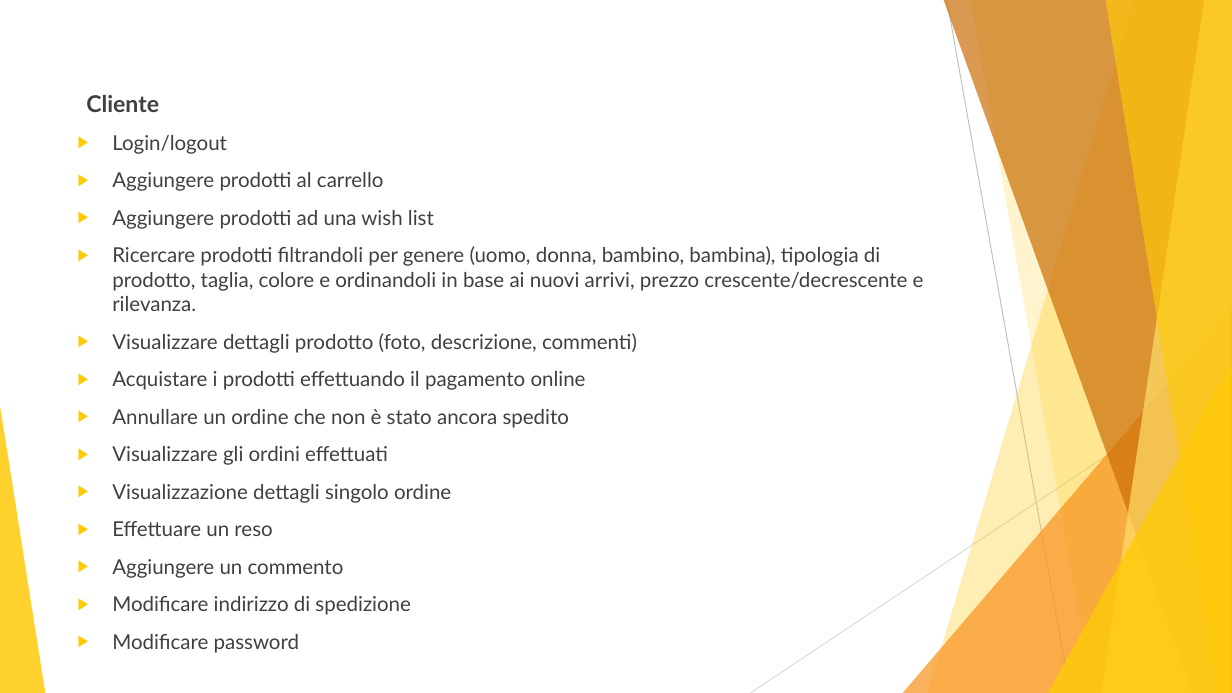
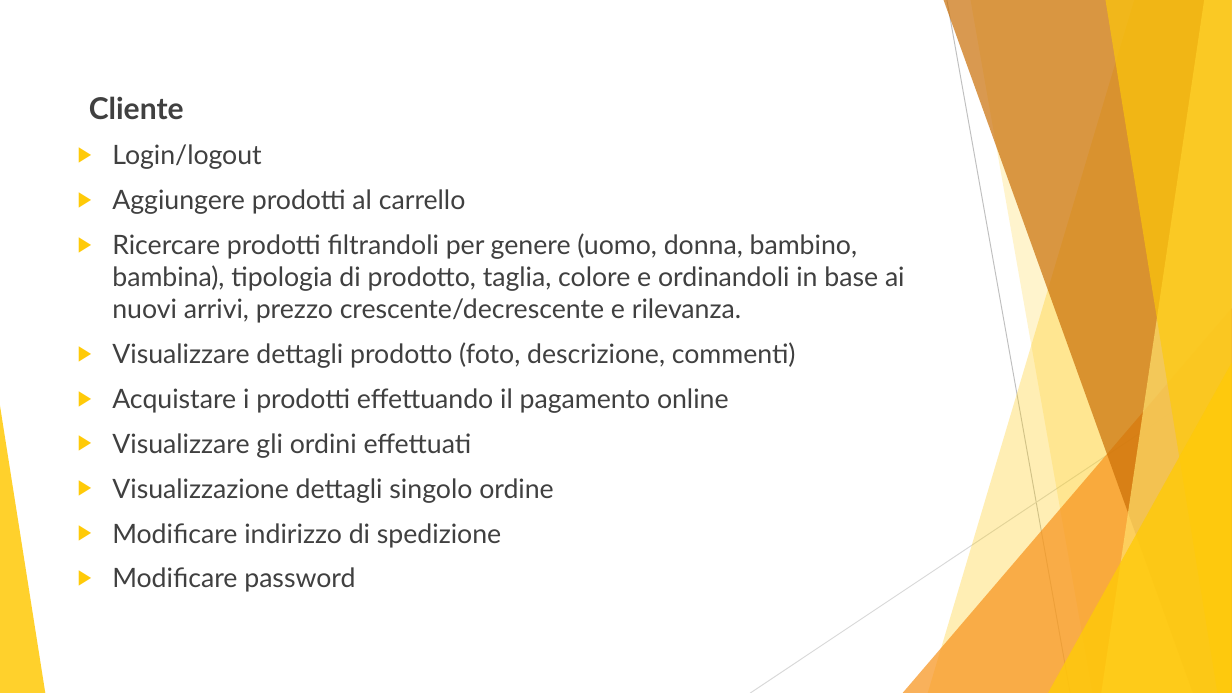
Before and after one commit to aymen94/visionario, a slide deck: slide 3 of documentation/it/Presentazione.pptx. Drawn at 1232x693 pixels with LibreOffice and Linux fonts; fonts in the diff are those of the drawing. Boxes give left, top, right and bottom in pixels: in the first picture for what was removed or moved away, otherwise in the second. Text is boxed around its words. In the diff, an @@ line names an element or a change of style, - is before the commit and + after.

```diff
--- a/documentation/it/Presentazione.pptx
+++ b/documentation/it/Presentazione.pptx
@@ text "Cliente" at [89, 96, 905, 592]: size 18 to 23.4 pt in "Cliente"; size 16 to 20.8 pt @@
@@ text at [112, 210, 434, 229]: paragraph removed @@
-▶ Aggiungere prodotti ad una wish list
@@ text at [112, 409, 569, 428]: paragraph removed @@
-▶ Annullare un ordine che non è stato ancora spedito
@@ text at [112, 521, 344, 578]: paragraphs removed @@
-▶ Effettuare un reso
-▶ Aggiungere un commento
```
Also in this commit, not shown: 5 other slides changed.
